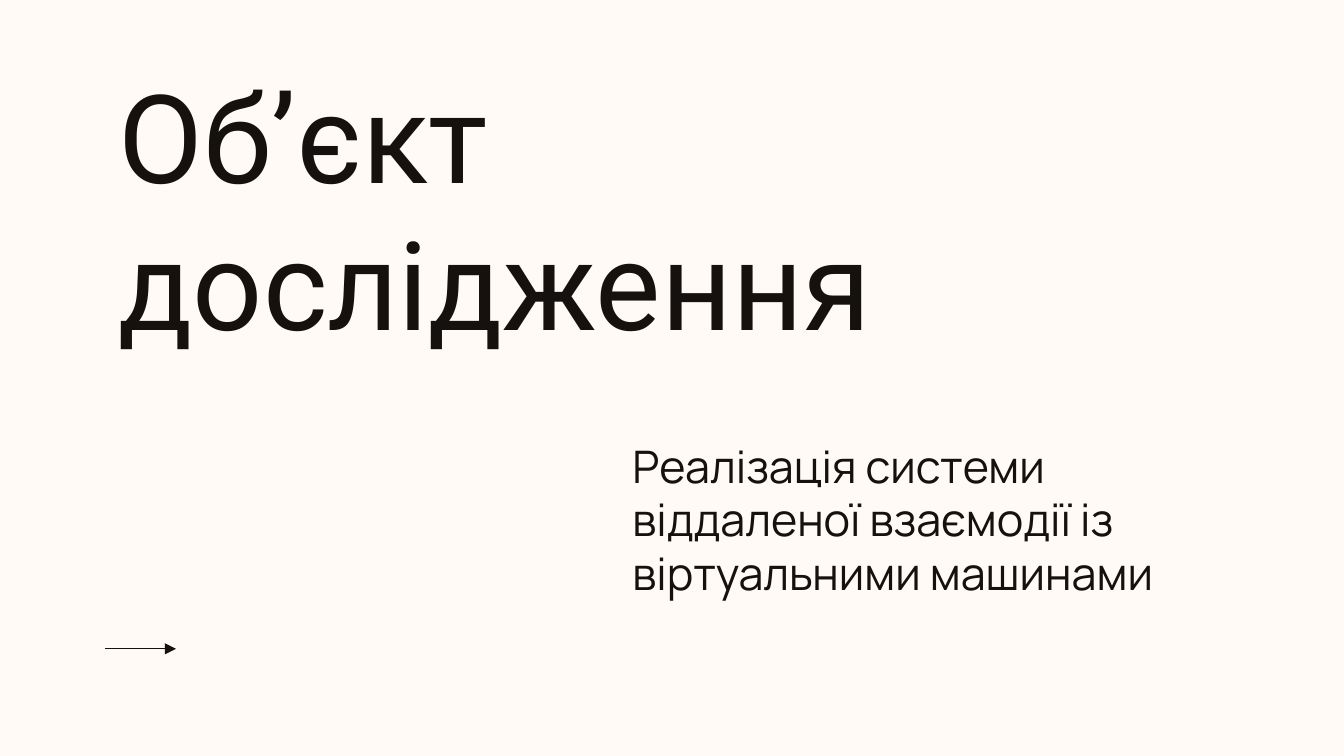
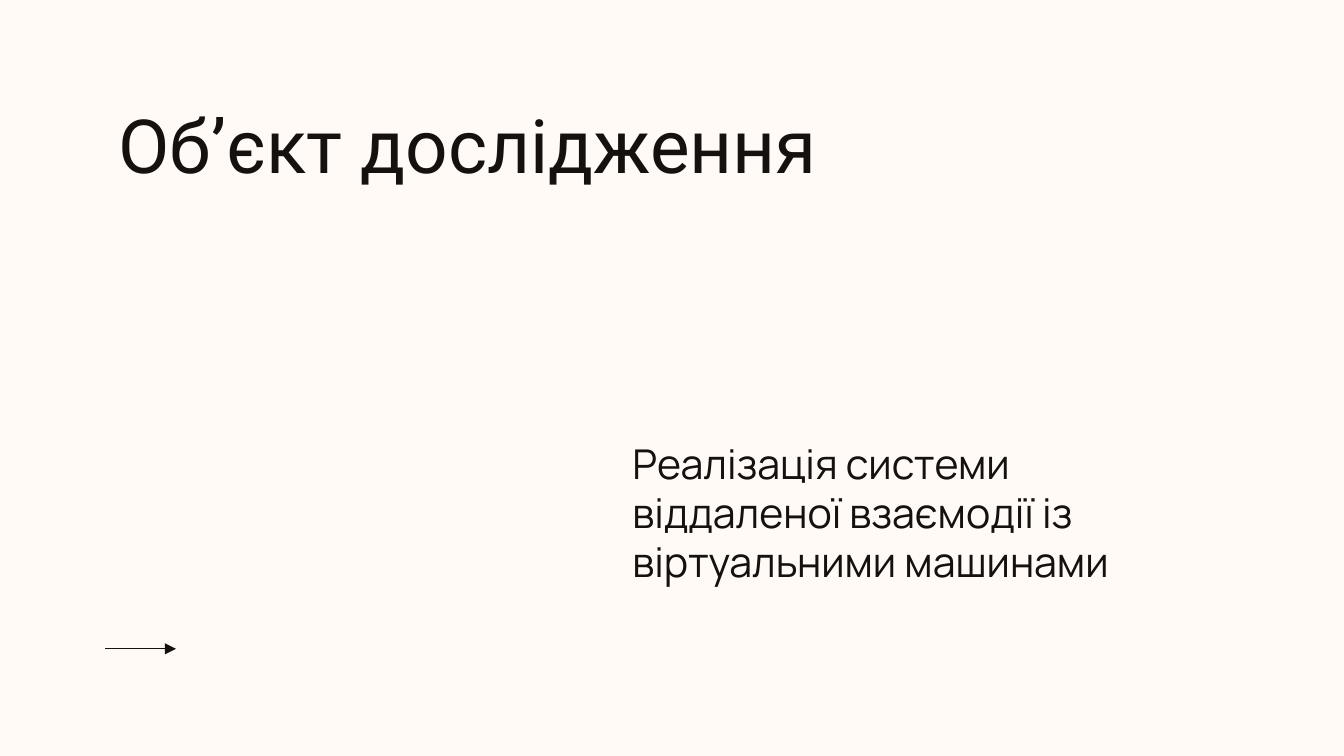
Before and after one commit to johnburitto/VMControlPanel, a slide deck: slide 5 of Презентація.pptx. Drawn at 1344x756 pixels with LibreOffice and Linux fonts; fonts in the diff are those of the drawing; background and template pictures are left out. Boxes give left, top, right and bottom in pixels: in the first picture for what was removed or moved away, otherwise in the second. Text is boxed around its words. In the diff, an @@ line names an element or a change of style, - is before the commit and + after.

```diff
--- a/Презентація.pptx
+++ b/Презентація.pptx
@@ title "Об’єкт дослідження": place and size @@
-title "Об’єкт дослідження" at (119, 89, 871, 350)
+title "Об’єкт дослідження" at (119, 116, 817, 185)
@@ title "Об’єкт дослідження" at (119, 116, 817, 185): size 66 to 40 pt @@
@@ subtitle "Реалізація системи віддаленої взаємодії із ..." at (632, 449, 1108, 587): size 24 to 22 pt @@
```
Also in this commit, not shown: 12 other slides changed, 3 slides added, 8 slides removed, 12 other files.
